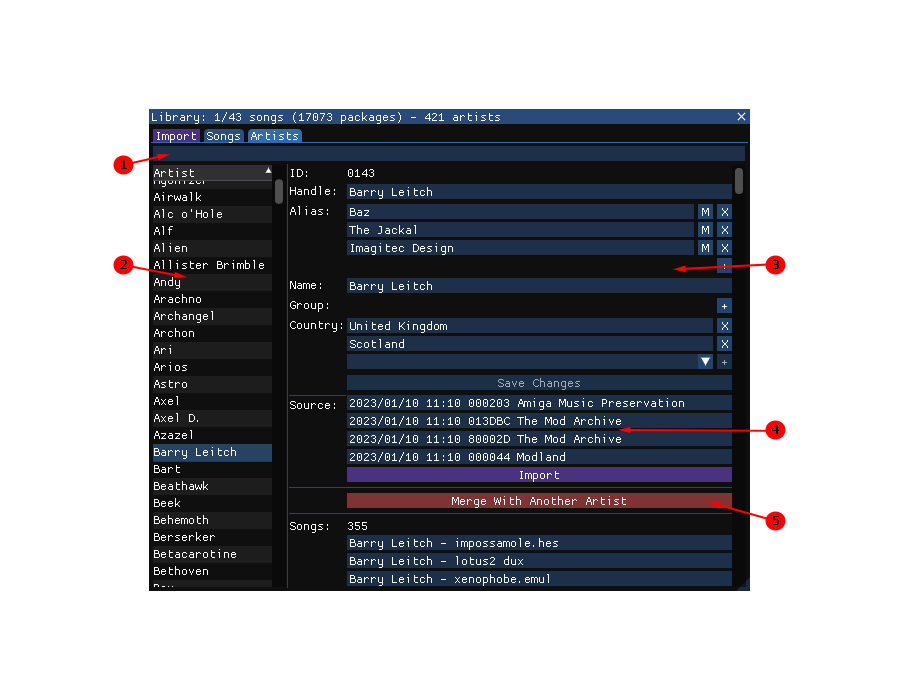
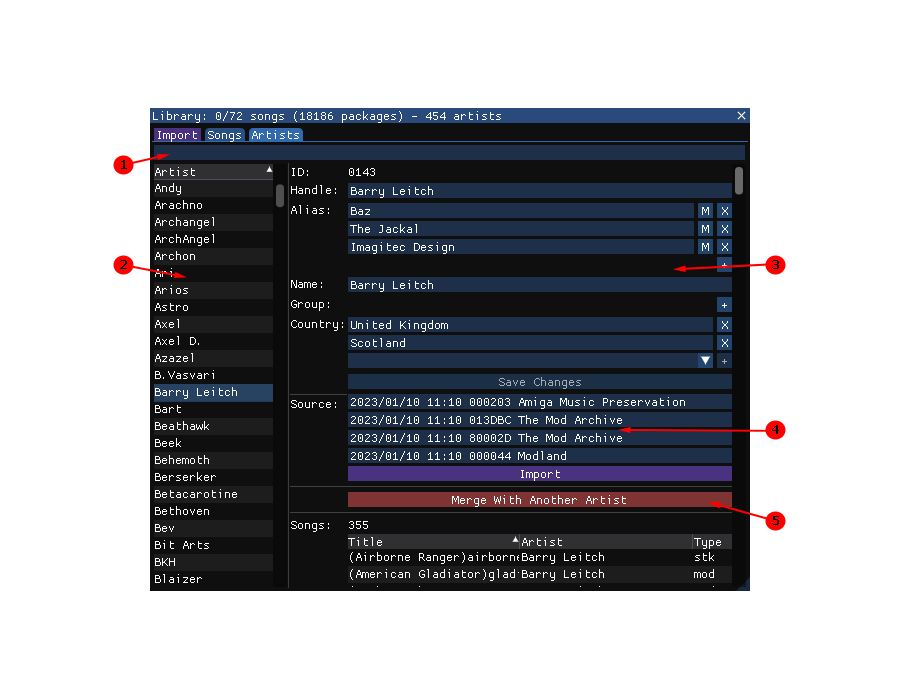
Layered file, before and after one edit (900×700). Changes by layer:
renamed "Layer 1" to "Layer 2", painted on it over box(149, 108, 750, 591)
